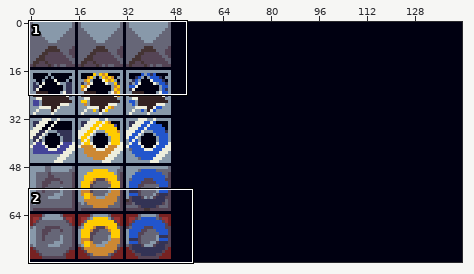
A sprite sheet gets an edit: Assets/tiles.png. Above, an overview of the earlier version with the close-up marked.
Close-up. Old version:
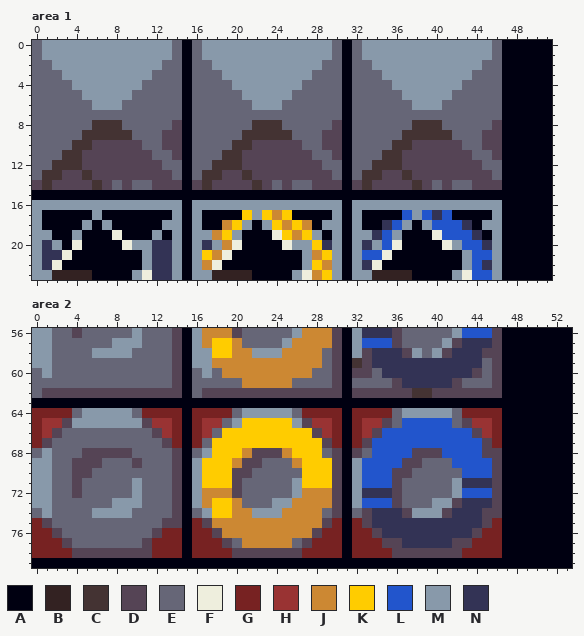
The file is 144x80 pixels. Shown: area 1: x 0..51, y 0..23; area 2: x 0..53, y 56..79.
Palette (. is transparent): A #000011  B #332222  C #443333  D #554455  E #666677  F #eeeedd  G #772222  H #993333  J #cc8833  K #ffcc00  L #2255cc  M #8899aa  N #333355
Pixels before, area 1, first column x 0:
 0 EMMMMMMMMMMMMMEAEMMMMMMMMMMMMMEAEMMMMMMMMMMMMMEAAAAA
 1 EMMMMMMMMMMMMMEAEMMMMMMMMMMMMMEAEMMMMMMMMMMMMMEAAAAA
 2 EEMMMMMMMMMMMEEAEEMMMMMMMMMMMEEAEEMMMMMMMMMMMEEAAAAA
 3 EEEMMMMMMMMMEEEAEEEMMMMMMMMMEEEAEEEMMMMMMMMMEEEAAAAA
 4 EEEEMMMMMMMEEEEAEEEEMMMMMMMEEEEAEEEEMMMMMMMEEEEAAAAA
 5 EEEEEMMMMMEEEEEAEEEEEMMMMMEEEEEAEEEEEMMMMMEEEEEAAAAA
 6 EEEEEEMMMEEEEEEAEEEEEEMMMEEEEEEAEEEEEEMMMEEEEEEAAAAA
 7 EEEEEEEEEEEEEEEAEEEEEEEEEEEEEEEAEEEEEEEEEEEEEEEAAAAA
 8 EEEEEECCCEEEEEDAEEEEEECCCEEEEEDAEEEEEECCCEEEEEDAAAAA
 9 EEEEECCCCCEEEDDAEEEEECCCCCEEEDDAEEEEECCCCCEEEDDAAAAA
10 EEEECCDDDDDEEDDAEEEECCDDDDDEEDDAEEEECCDDDDDEEDDAAAAA
11 EEECCDDDDDDDEEDAEEECCDDDDDDDEEDAEEECCDDDDDDDEEDAAAAA
12 EECCCDDDDDDDDEEAEECCCDDDDDDDDEEAEECCCDDDDDDDDEEAAAAA
13 ECCDDCDDDDDDDDEAECCDDCDDDDDDDDEAECCDDCDDDDDDDDEAAAAA
14 DCDDDDCDEDEEDDDADCDDDDCDEDEEDDDADCDDDDCDEDEEDDDAAAAA
15 AAAAAAAAAAAAAAAAAAAAAAAAAAAAAAAAAAAAAAAAAAAAAAAAAAAA
16 MMMMMMMMMMMMMMMAMMMMMMMMMMMMMMMAMMMMMMMMMMMMMMMAAAAA
17 MAAAAAMAAAAAAAMAMAAAAKMKJKAAAAMAMAAAALMLNLAAAAMAAAAA
18 MAAAAMAMAAAAAMMAMAAJKMAMKJKJAMMAMAANLMAMLLLNAMMAAAAA
19 MMAAMAAAFAAAMAMAMMJKMAAAFKJKMAMAMMNLMAAAFLLLNAMAAAAA
20 MNMAFAAAAFMMNNMAMNMJFAAAAFMMKNMAMNMLFAAAAFMLLNMAAAAA
21 MNNFAAAAAAAMNNMAMKJFAAAAAAAMJKMAMLLFAAAAAAAMLLMAAAAA
22 MNFAAAAAAAAMNNMAMJFAAAAAAAAMKJMAMNFAAAAAAAAMLNMAAAAA
23 MMBBBBAAAAMFNNMAMMBBBBAAAAMFJKMAMMBBBBAAAAMFLLMAAAAA
Pixels before, area 2, first column x 0:
56 MMEEDEEEEEMEEEDAMJJJDEEEEEMJJJDAMNNNDEEEEEMLLLDAAAAAAA
57 MMEEEEEEMMMEEEDAMJKKJEEEEMJJJJDAMLLLDEEEEMDNNNDAAAAAAA
58 MMEEEEMMMMEEEEDAMMKKJJMMMJJJJEDAMDNNNDMEMDNNNDDAAAAAAA
59 MMEEEEEEEEEEEEDAMMJJJJJJJJJJJEDACDNNNNNNNNNNNEDAAAAAAA
60 EMEEEEEEEEEEEEDAEMEJJJJJJJJJEEDADDENNNNNNNNNDEDAAAAAAA
61 EEEEEEEEEEEEEEDAEEEEEJJJJJEEEEDAEEEEDNNNNNDEEEDAAAAAAA
62 EDDDDDDDDDDDDDDAEDDDDDDDDDDDDDDADDDDDDCCDDDDDDDAAAAAAA
63 AAAAAAAAAAAAAAAAAAAAAAAAAAAAAAAAAAAAAAAAAAAAAAAAAAAAAA
64 GGGGEMMMMMEGGGGAGGGGEMMMMMEGGGGAGGGGEMMMMMEGGGGAAAAAAA
65 GHHDMMMMMMMDHHGAGHHEMKKKKKMDHHGAGHHDELLLLLEDHHGAAAAAAA
66 GHDEEEEEEEEEDHGAGHEKKKKKKKKKDHGAGHDLLLLLLLLLDHGAAAAAAA
67 GDEEEEEEEEEEEDGAGEKKKKKKKKKKKDGAGDLLLLLLLLLLLDGAAAAAAA
68 EMEEEDDDDDEEEEDAEMKKKJDDDJKKKEDADELLLLDDDLLLLDDAAAAAAA
69 MMEEDDDEEEDEEEDAMKKKJDDEEEJKKKDAMLLLLDDEEELLLLDAAAAAAA
70 MMEEDDEEEEEEEEDAMKKKDDEEEEEKKKDAMLLLDDEEEEELLLDAAAAAAA
71 MMEEDEEEEEMEEEDAMKKKDEEEEEMKKKDAMLLLDEEEEEMNNNDAAAAAAA
72 MMEEDEEEEEMEEEDAMJJJDEEEEEMJJJDAMNNNDEEEEEMLLLDAAAAAAA
73 MMEEEEEEMMMEEEDAMJKKJEEEMMJJJJDAMLLLDEEEMMDNNNDAAAAAAA
74 EMEEEEMMMMEEEEDAEMKKJJMMMJJJJEDAEDNNNDMMMDNNNDDAAAAAAA
75 GDEEEEEEEEEEEDDAGDJJJJJJJJJJJDGAGDNNNNNNNNNNNDGAAAAAAA
76 GGDEEEEEEEEEDGGAGGDJJJJJJJJJDGGAGGDNNNNNNNNNDGGAAAAAAA
77 GGGDEEEEEEEDGGGAGGGDEJJJJJEDGGGAGGGDDNNNNNDDGGGAAAAAAA
78 GGGGDDDDDDDDGGGAGGGGDDDDDDDGGGGAGGGGDDDDDDDGGGGAAAAAAA
79 AAAAAAAAAAAAAAAAAAAAAAAAAAAAAAAAAAAAAAAAAAAAAAAAAAAAAA
The result:
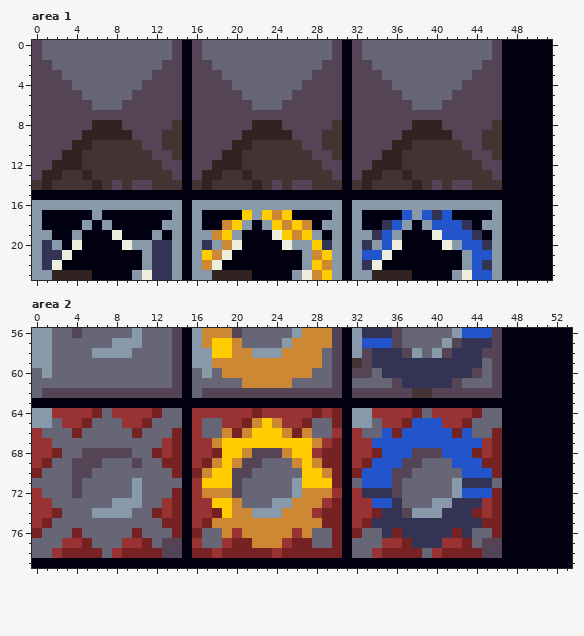
Edits made:
Changed rows in their new state; - is an unchanged pixel.
Area 1:
first column x 0:
 0 DEEEEEEEEEEEEED-DEEEEEEEEEEEEED-DEEEEEEEEEEEEED
 1 DEEEEEEEEEEEEED-DEEEEEEEEEEEEED-DEEEEEEEEEEEEED
 2 DDEEEEEEEEEEEDD-DDEEEEEEEEEEEDD-DDEEEEEEEEEEEDD
 3 DDDEEEEEEEEEDDD-DDDEEEEEEEEEDDD-DDDEEEEEEEEEDDD
 4 DDDDEEEEEEEDDDD-DDDDEEEEEEEDDDD-DDDDEEEEEEEDDDD
 5 DDDDDEEEEEDDDDD-DDDDDEEEEEDDDDD-DDDDDEEEEEDDDDD
 6 DDDDDDEEEDDDDDD-DDDDDDEEEDDDDDD-DDDDDDEEEDDDDDD
 7 DDDDDDDDDDDDDDD-DDDDDDDDDDDDDDD-DDDDDDDDDDDDDDD
 8 DDDDDDBBBDDDDDC-DDDDDDBBBDDDDDC-DDDDDDBBBDDDDDC
 9 DDDDDBBBBBDDDCC-DDDDDBBBBBDDDCC-DDDDDBBBBBDDDCC
10 DDDDBBCCCCCDDCC-DDDDBBCCCCCDDCC-DDDDBBCCCCCDDCC
11 DDDBBCCCCCCCDDC-DDDBBCCCCCCCDDC-DDDBBCCCCCCCDDC
12 DDBBBCCCCCCCCDD-DDBBBCCCCCCCCDD-DDBBBCCCCCCCCDD
13 DBBCCBCCCCCCCCD-DBBCCBCCCCCCCCD-DBBCCBCCCCCCCCD
14 CBCCCCBCDCDDCCC-CBCCCCBCDCDDCCC-CBCCCCBCDCDDCCC
Area 2:
first column x 0:
64 MMHHHHGEHHHH-EE-HHHHHHGHHHHH-H--MMHHHHGEHHHH-EE
65 MMEHHGEEEHHGEEE-HEEHHGJ-JHHGEE--MMEHHG---HHGEEE
66 HEE-G-----G-EE--HE-JGJ---JGJEEH-HEE-G-----G-EE-
67 HH-----------H--HHJ---------JH--HH-----------H-
68 HHG---------GHG-HHG---------HGG-HHG---------GHG
69 HG-----------GG-HGJ---------JGG-HG-----------GG
70 GE------------G-GJ-----------JG-G-------------G
71 EE------------E-H-------------G-E-------------E
72 HE------------G-H-------------H-H-------------G
73 HH-----------HG-HH-----------HG-HH--N-----N--HG
74 HHG---------GHG-HHG---------HGG-HHG------N--GHG
75 HG-----------GG-HG-----------G--HG-----------G-
76 -EE-G-----G-EE---EE-H-----H-EE---EE-G-----G-EE-
77 EEEHHG---HHGEDD-HEEHGG---HGGEE--EEEHHG---HHGEDD
78 EEH-GGGEHGGG-DD---H-GGGGHGG-----EEH-GGGEHGG--DD
